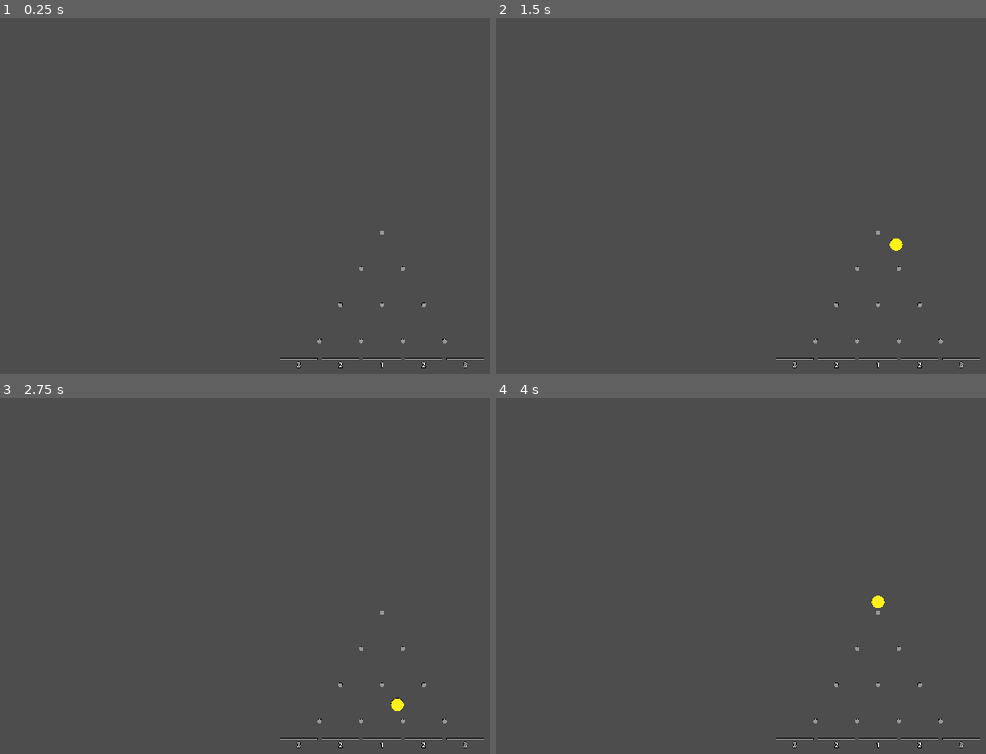
Above: before the commit, frames 1-4 (two rows, left to right).
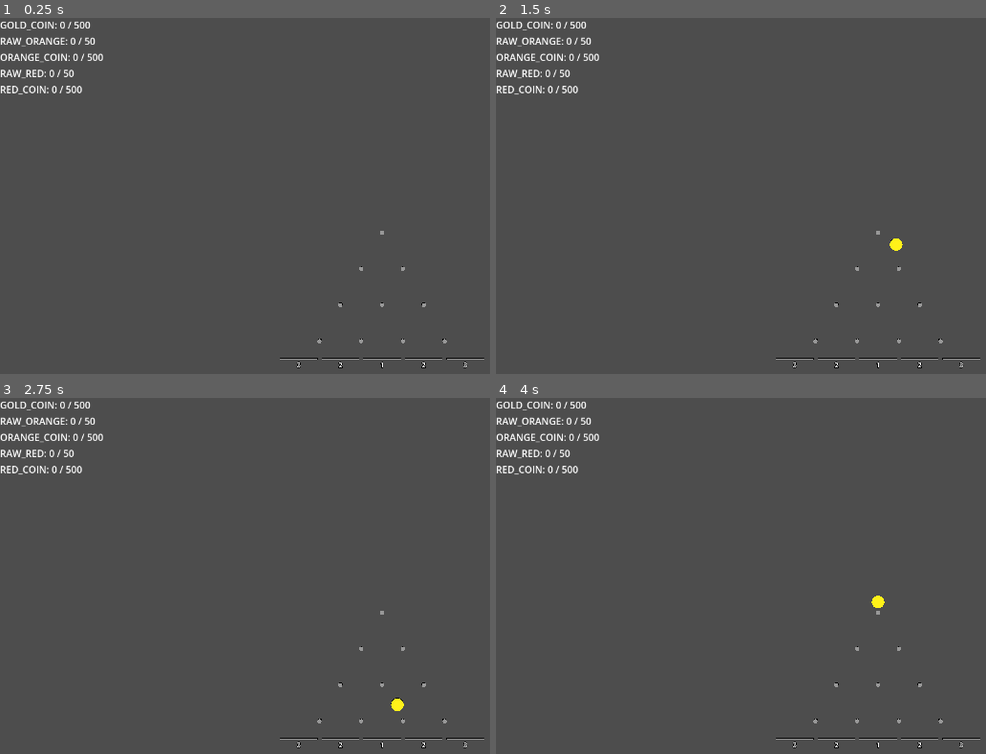
Above: after the commit, the same moments.

Repository: kjbrown-sandbox/pleenko
Game: Godot game, scene res://entities/main/main.tscn
Same seed, same stepped clock (60 frames per second), same inputs: the game is played once before the commit and once after it.
Inputs (mouse positions are in pixels of both pictures, inside the frame that each line leads up to):
- Up to frame 1 (0.25 s): no input
- Up to frame 2 (1.5 s): tap Enter at 0.5 s; move the mouse to (outside the picture) at 0.52 s; hold Right 0.53-1.28 s; hold Space (drop_coin) 0.53-1.28 s; click (outside the picture) at 0.67 s; move the mouse to (726, 252) at 1.27 s; hold Left from 1.28 s (still down); tap 1 (drop_unrefined) at 1.35 s
- Up to frame 3 (2.75 s): move the mouse to (460, 519) at 2.02 s; release Left at 2.03 s; hold Right from 2.03 s (still down); tap P at 2.1 s
- Up to frame 4 (4 s): move the mouse to (839, 697) at 2.77 s; tap U at 2.85 s; click (839, 697) at 2.92 s; tap Space (drop_coin) at 3.5 s; move the mouse to (outside the picture) at 3.52 s; release Right at 3.53 s; hold Left from 3.53 s (still down); hold Space (drop_coin) from 3.53 s (still down)

The runs differ from the first frame. In frame 1, 1.0% of the frame differs, in the area x 0-22%, y 1-22%; in frame 2, 1.0%; in frame 3, 1.0%; in frame 4, 1.0%.

Commit message:
Show currencies on screen

Diff:
--- a/autoloads/currency_manager/currency_manager.gd
+++ b/autoloads/currency_manager/currency_manager.gd
@@ -17,6 +17,9 @@
 func get_balance(type: Enums.CurrencyType) -> int:
    return balances[type]
 
+func get_cap(type: Enums.CurrencyType) -> int:
+   return caps[type]
+
 func add(type: Enums.CurrencyType, amount: int) -> void:
    var cap = caps[type]
    balances[type] = min(cap, balances[type] + amount)
--- /dev/null
+++ b/entities/main/coin_values.gd
@@ -0,0 +1,11 @@
+extends VBoxContainer
+
+func _ready() -> void:
+   for currency_type in Enums.CurrencyType.values():
+      var label = Label.new()
+      label.name = str(currency_type)
+      var amount = CurrencyManager.get_balance(currency_type)
+      var cap = CurrencyManager.get_cap(currency_type)
+      var name = Enums.CurrencyType.keys()[currency_type]
+      label.text = "%s: %d / %d" % [name, amount, cap]
+      add_child(label)
--- a/entities/main/main.tscn
+++ b/entities/main/main.tscn
@@ -1,6 +1,7 @@
 [gd_scene format=3 uid="uid://djihx7hlyi5a6"]
 
 [ext_resource type="PackedScene" uid="uid://dqosetipfxq2w" path="res://entities/plinko_board/plinko_board.tscn" id="1_kykwc"]
+[ext_resource type="Script" uid="uid://dqvg32rprv776" path="res://entities/main/coin_values.gd" id="2_dn64k"]
 
 [node name="Main" type="Node3D" unique_id=441209692]
 
@@ -12,3 +13,10 @@
 
 [node name="DirectionalLight3D" type="DirectionalLight3D" parent="." unique_id=1399139]
 transform = Transform3D(1, 0, 0, 0, 1, 0, 0, 0, 1, 0, 7.85613, 3.95506)
+
+[node name="CanvasLayer" type="CanvasLayer" parent="." unique_id=83467021]
+
+[node name="CoinValues" type="VBoxContainer" parent="CanvasLayer" unique_id=1316177757]
+offset_right = 40.0
+offset_bottom = 40.0
+script = ExtResource("2_dn64k")
--- a/project.godot
+++ b/project.godot
@@ -23,6 +23,7 @@
 [autoload]
 
 UpgradeManager="*res://autoloads/upgrade_manager/upgrade_manager.tscn"
+CurrencyManager="*uid://cqbvoj3y28mjh"
 
 [display]
 
Not shown, added: entities/main/coin_values.gd.uid
